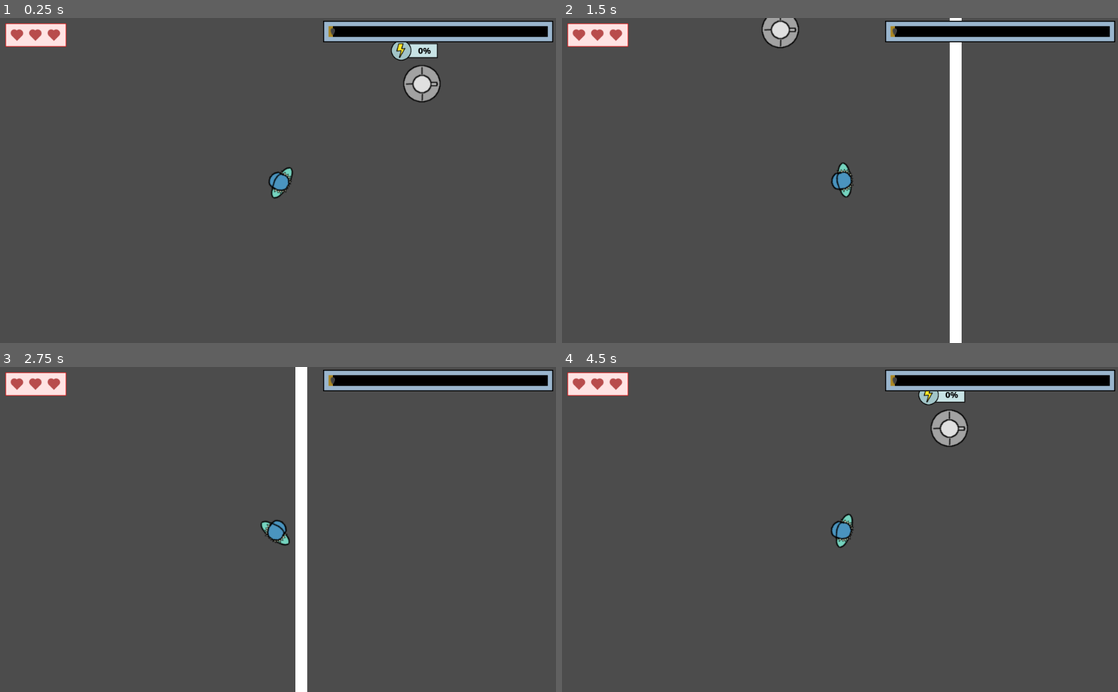
Above: before the commit, frames 1-4 (two rows, left to right).
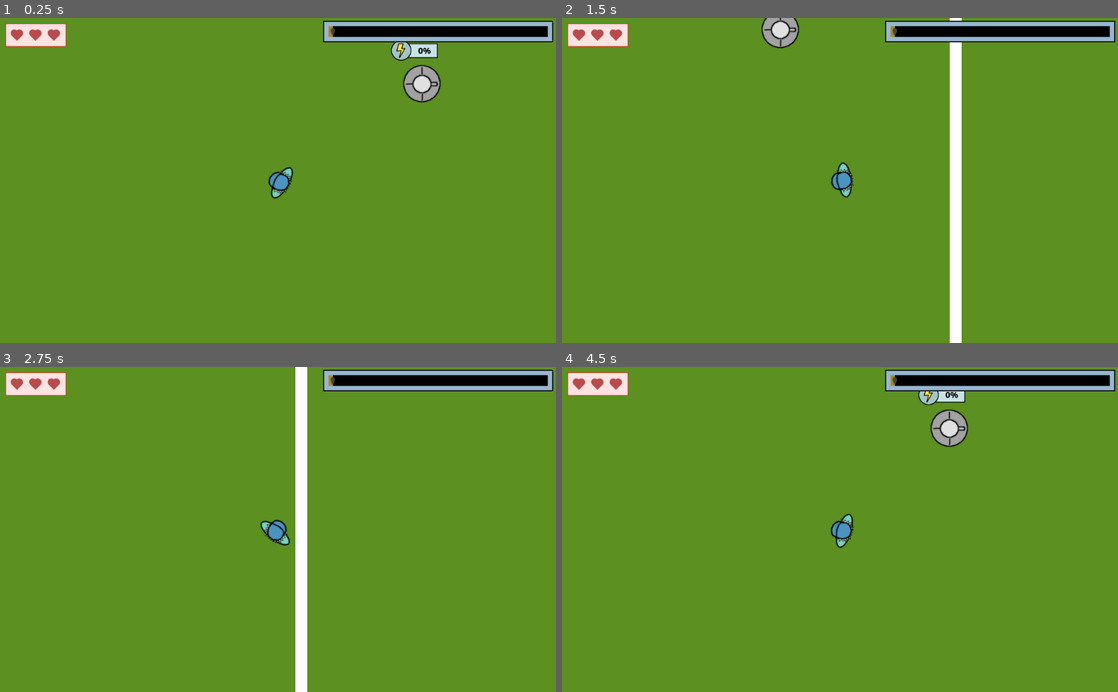
Above: after the commit, the same moments.

Repository: moisesjbc/spain-game-dev-jam-3
Game: Godot game, scene res://gameplay/main/main.tscn
The game is run twice, just before and just after one commit, with the same random seed, the same clock (stepped at 60 frames per second) and the same inputs. The engine's default icon, where the game draws it, is replaced by a stand-in: a white triangle on a blue panel in a dark square.
Inputs (mouse positions are in pixels of both pictures, inside the frame that each line leads up to):
- Up to frame 1 (0.25 s): no input
- Up to frame 2 (1.5 s): tap Enter at 0.5 s; move the mouse to (962, 164) at 0.52 s; hold Right (ui_right) 0.53-1.28 s; move the mouse to (728, 196) at 1.27 s; hold Down (ui_down) from 1.28 s (still down)
- Up to frame 3 (2.75 s): tap Space at 2 s; move the mouse to (333, 458) at 2.02 s; release Down (ui_down) at 2.03 s; hold Right (ui_right) from 2.03 s (still down)
- Up to frame 4 (4.5 s): tap Enter at 2.75 s; move the mouse to (812, 594) at 2.77 s; release Right (ui_right) at 2.78 s; hold Up (ui_up) 2.78-3.53 s; move the mouse to (1006, 578) at 3.52 s; hold Left (ui_left) from 3.53 s (still down); move the mouse to (673, 480) at 4.27 s

The runs differ from the first frame. In frame 1, 95% of the frame differs, in the area x 0-100%, y 0-100%; in frame 2, 94%; in frame 3, 94%; in frame 4, 95%.

Commit message:
Cambia el color de fondo

Diff:
--- a/godot-project/project.godot
+++ b/godot-project/project.godot
@@ -79,4 +79,5 @@
 quality/driver/driver_name="GLES2"
 vram_compression/import_etc=true
 vram_compression/import_etc2=false
+environment/default_clear_color=Color( 0.360784, 0.564706, 0.129412, 1 )
 environment/default_environment="res://default_env.tres"
